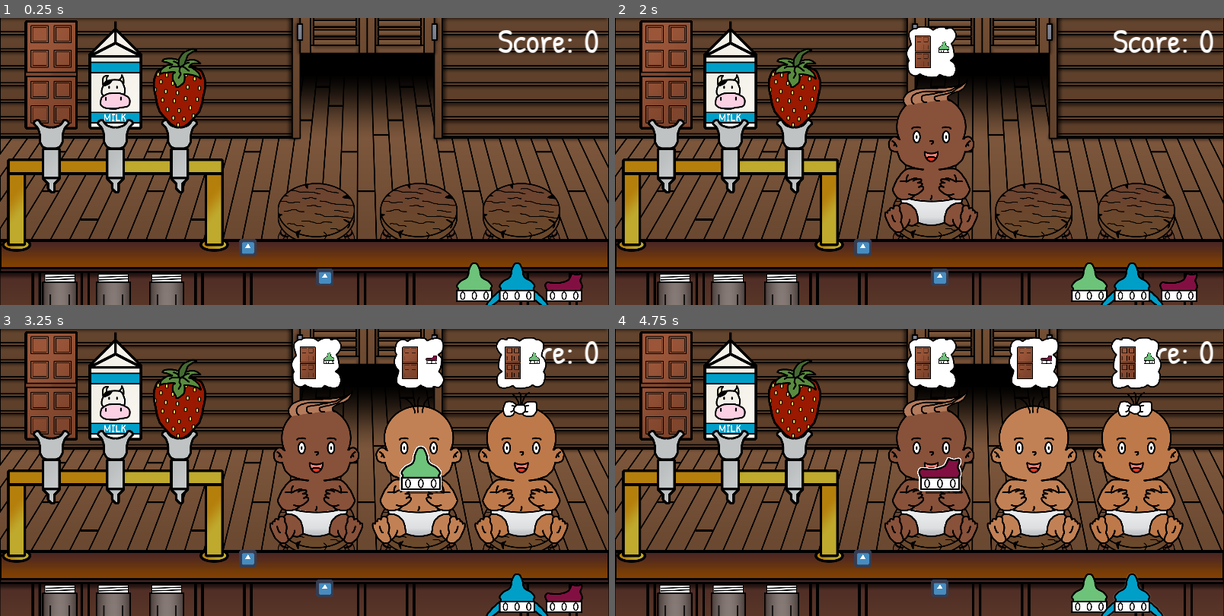
Above: before the commit, frames 1-4 (two rows, left to right).
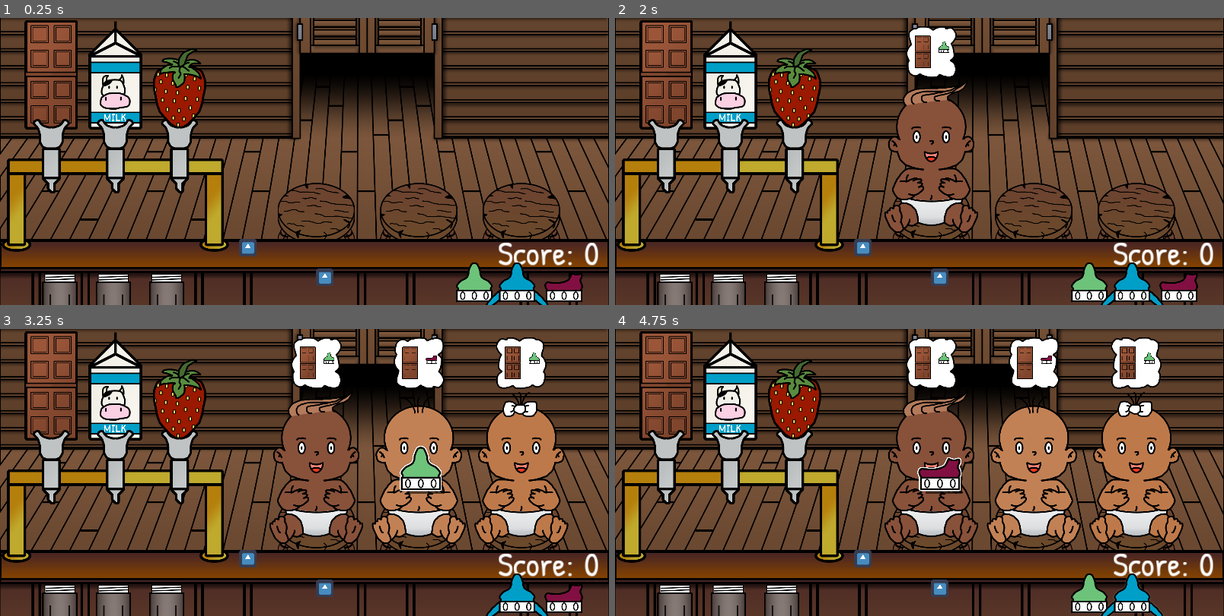
Above: after the commit, the same moments.

Repository: Gravedigger7789/little-willys-milk-bar
Game: Godot game, scene res://World.tscn
The game is run twice, just before and just after one commit, with the same random seed, the same clock (stepped at 60 frames per second) and the same inputs. The engine's default icon, where the game draws it, is replaced by a stand-in: a white triangle on a blue panel in a dark square.
Inputs (mouse positions are in pixels of both pictures, inside the frame that each line leads up to):
- Up to frame 1 (0.25 s): no input
- Up to frame 2 (2 s): tap Enter at 0.5 s; drag from (663, 86) to (663, 216) at 0.52 s; tap Space at 1.25 s; drag from (730, 86) to (663, 216) at 1.27 s
- Up to frame 3 (3.25 s): move the mouse to (176, 397) at 2.02 s; press the mouse at (176, 397) at 2.03 s; release the mouse at (176, 397) at 2.75 s; drag from (475, 593) to (420, 463) at 2.77 s
- Up to frame 4 (4.75 s): drag from (1132, 593) to (931, 463) at 3.52 s; drag from (1181, 593) to (931, 463) at 4.27 s

The runs differ from the first frame. In frame 1, 1.0% of the frame differs, in the area x 81-99%, y 4-87%; in frame 2, 1.0%; in frame 3, 0.7%; in frame 4, 0.7%.

Commit message:
Moved score

Diff:
--- a/World.tscn
+++ b/World.tscn
@@ -29,31 +29,6 @@
 anchor_bottom = 1.0
 mouse_filter = 2
 texture = ExtResource( 7 )
-
-[node name="HBoxContainer" type="HBoxContainer" parent="."]
-anchor_right = 1.0
-margin_bottom = 14.0
-alignment = 2
-
-[node name="Label" type="Label" parent="HBoxContainer"]
-margin_left = 1857.0
-margin_right = 2148.0
-margin_bottom = 174.0
-rect_min_size = Vector2( 40, 32 )
-theme = ExtResource( 10 )
-text = "Score:"
-align = 1
-valign = 1
-
-[node name="Label2" type="Label" parent="HBoxContainer"]
-margin_left = 2152.0
-margin_right = 2280.0
-margin_bottom = 174.0
-rect_min_size = Vector2( 128, 32 )
-theme = ExtResource( 10 )
-text = "0"
-align = 1
-valign = 1
 
 [node name="Bar" type="Node2D" parent="."]
 
@@ -93,6 +68,35 @@
 position = Vector2( 240, -192 )
 handle_type = "Berry"
 
+[node name="HBoxContainer" type="HBoxContainer" parent="."]
+anchor_right = 1.0
+margin_top = 796.0
+margin_bottom = 974.0
+mouse_filter = 2
+alignment = 2
+
+[node name="Label" type="Label" parent="HBoxContainer"]
+margin_left = 1857.0
+margin_top = 2.0
+margin_right = 2148.0
+margin_bottom = 176.0
+rect_min_size = Vector2( 40, 32 )
+theme = ExtResource( 10 )
+text = "Score:"
+align = 1
+valign = 1
+
+[node name="Label2" type="Label" parent="HBoxContainer"]
+margin_left = 2152.0
+margin_top = 2.0
+margin_right = 2280.0
+margin_bottom = 176.0
+rect_min_size = Vector2( 128, 32 )
+theme = ExtResource( 10 )
+text = "0"
+align = 1
+valign = 1
+
 [node name="BottleLauncher" parent="." instance=ExtResource( 6 )]
 position = Vector2( 928, 864 )
 input_pickable = true
